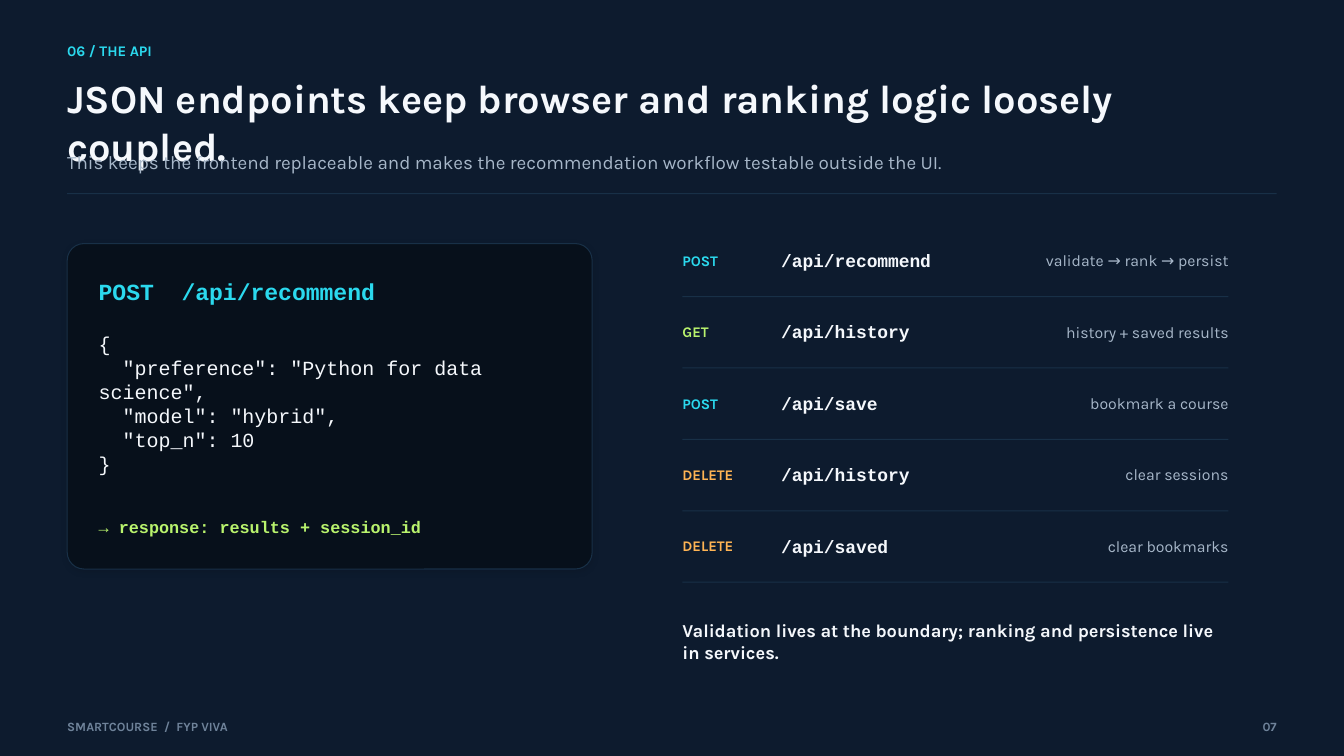
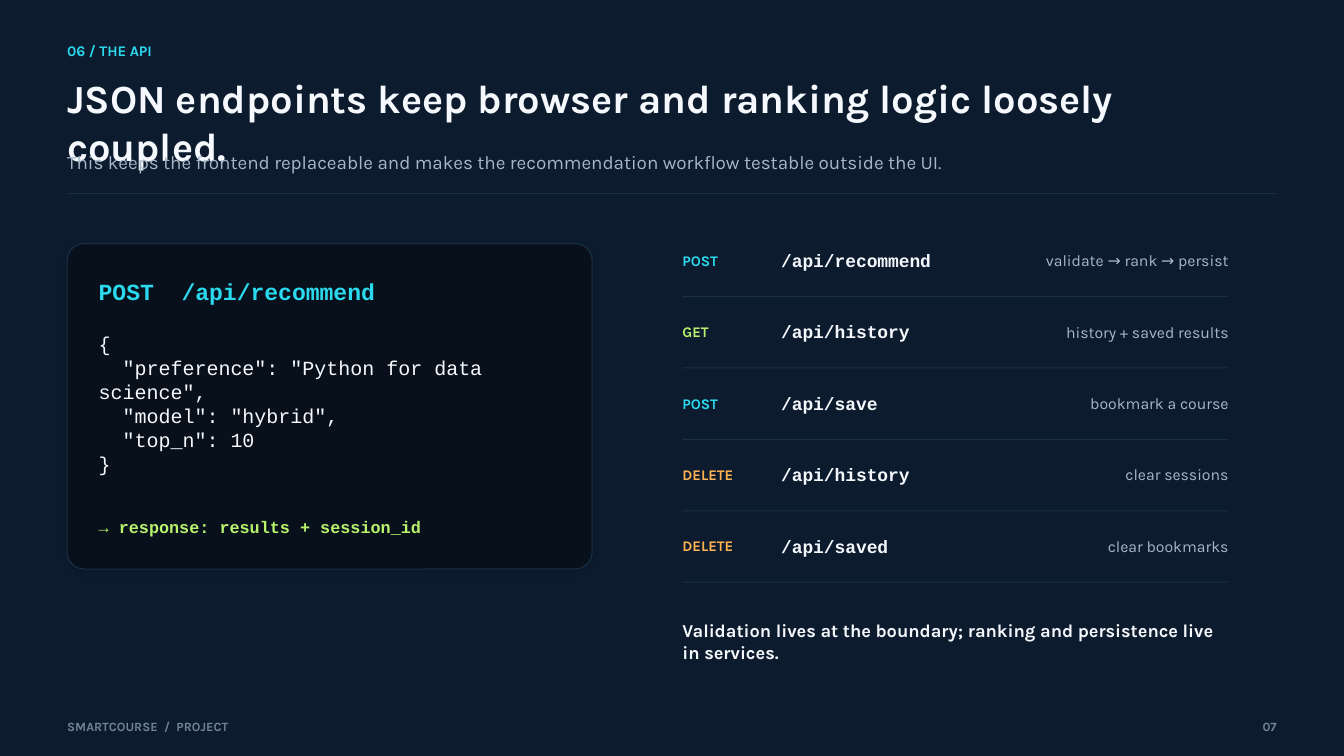
Before and after one commit to nicefellow1234/smartcourse-ai-app, a slide deck: slide 7 of project-documents/SmartCourse_FYP_Viva_Guide_Updated.pptx. Drawn at 1344x756 pixels with LibreOffice and Linux fonts; fonts in the diff are those of the drawing. Boxes give left, top, right and bottom in pixels: in the first picture for what was removed or moved away, otherwise in the second. Text is boxed around its words. In the diff, an @@ line names an element or a change of style, - is before the commit and + after.

Commit message:
Update SmartCourse presentation for project-only content

```diff
--- a/project-documents/SmartCourse_FYP_Viva_Guide_Updated.pptx
+++ b/project-documents/SmartCourse_FYP_Viva_Guide_Updated.pptx
@@ text at (67, 723, 228, 731): text changed @@
-SMARTCOURSE / FYP VIVA
+SMARTCOURSE / PROJECT
```
Also in this commit, not shown: 13 other slides changed, 1 other file.
